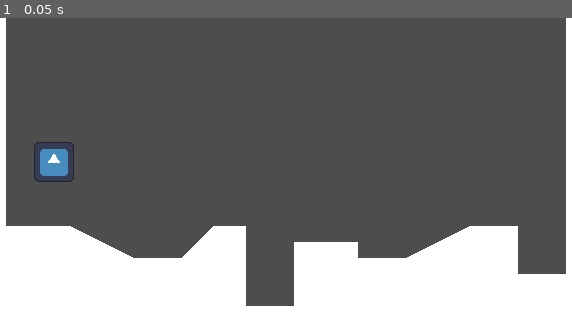
Above: before the commit, frame 1.
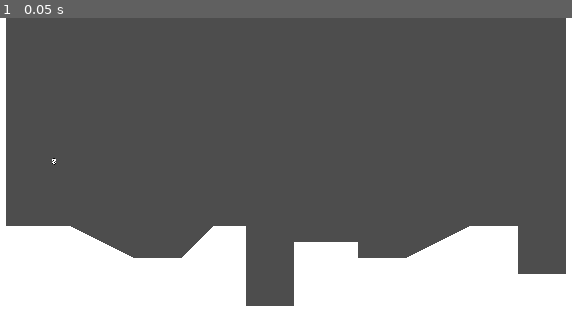
Above: after the commit, the same moment.

Repository: eronmoran/heart-platformer3
Game: Godot game, scene res://world.tscn
Same seed, same stepped clock (60 frames per second), same inputs: the game is played once before the commit and once after it. The engine's default icon, where the game draws it, is replaced by a stand-in: a white triangle on a blue panel in a dark square.
Inputs:
- Up to frame 1 (0.05 s): no input

The runs differ from the first frame. In frame 1, 0.5% of the frame differs, in the area x 5-13%, y 42-56%.
Error before the commit: Parse Error: Function "apply_fricton()" not found in base self. (res://player.gd:15)

Commit message:
46:03

Diff:
--- a/Heart Platformer/player.gd
+++ b/Heart Platformer/player.gd
@@ -1,7 +1,7 @@
 extends CharacterBody2D
 
 const SPEED = 100.0
-const ACCELERATION = 600.0
+const ACCELERATION = 800.0
 const FRICTION = 1000.0
 const JUMP_VELOCITY = -300.0
 
@@ -11,8 +11,11 @@
 	apply_gravity(delta)
 	handle_jump()
 	var input_axis = Input.get_axis("ui_left", "ui_right")
-	handle_acceleration(input_axis, delta)
-	apply_fricton(input_axis, delta)
+
+	if input_axis !=0:
+		velocity.x = move_toward(velocity.x, SPEED * input_axis, ACCELERATION * delta)
+
+	apply_friction(input_axis, delta)
 	move_and_slide()
 
 func apply_gravity(delta):
@@ -28,5 +31,9 @@
 				velocity.y = JUMP_VELOCITY / 2
 
 func handle_acceleration(input_axis, delta):
-	if input_axis == 0:
-		velocity.x = move_toward()
+	if input_axis != 0:
+		velocity.x = move_toward(velocity.x, SPEED * input_axis, ACCELERATION * delta)
+
+func apply_friction(input_axis, delta):
+		if input_axis == 0:
+			velocity.x = move_toward(velocity.x, 0, FRICTION * delta)
--- a/Heart Platformer/player.tscn
+++ b/Heart Platformer/player.tscn
@@ -1,18 +1,96 @@
-[gd_scene load_steps=4 format=3 uid="uid://d2l0smqrpdpcp"]
+[gd_scene load_steps=13 format=3 uid="uid://d2l0smqrpdpcp"]
 
 [ext_resource type="Script" path="res://player.gd" id="1_8s35e"]
-[ext_resource type="Texture2D" uid="uid://b58cjtpylbxjb" path="res://icon.svg" id="1_m2x57"]
+[ext_resource type="Texture2D" uid="uid://b5eolaq06c05r" path="res://player.png" id="2_gfkr8"]
+
+[sub_resource type="AtlasTexture" id="AtlasTexture_uetpb"]
+atlas = ExtResource("2_gfkr8")
+region = Rect2(0, 0, 24, 20)
+
+[sub_resource type="AtlasTexture" id="AtlasTexture_ia1f4"]
+atlas = ExtResource("2_gfkr8")
+region = Rect2(144, 0, 24, 20)
+
+[sub_resource type="AtlasTexture" id="AtlasTexture_m2afn"]
+atlas = ExtResource("2_gfkr8")
+region = Rect2(24, 0, 24, 20)
+
+[sub_resource type="AtlasTexture" id="AtlasTexture_ahdbi"]
+atlas = ExtResource("2_gfkr8")
+region = Rect2(48, 0, 24, 20)
+
+[sub_resource type="AtlasTexture" id="AtlasTexture_powxb"]
+atlas = ExtResource("2_gfkr8")
+region = Rect2(72, 0, 24, 20)
+
+[sub_resource type="AtlasTexture" id="AtlasTexture_rmfid"]
+atlas = ExtResource("2_gfkr8")
+region = Rect2(96, 0, 24, 20)
+
+[sub_resource type="AtlasTexture" id="AtlasTexture_661ow"]
+atlas = ExtResource("2_gfkr8")
+region = Rect2(120, 0, 24, 20)
+
+[sub_resource type="AtlasTexture" id="AtlasTexture_tguls"]
+atlas = ExtResource("2_gfkr8")
+region = Rect2(0, 0, 24, 20)
+
+[sub_resource type="SpriteFrames" id="SpriteFrames_h3syi"]
+animations = [{
+"frames": [{
+"duration": 1.0,
+"texture": SubResource("AtlasTexture_uetpb")
+}],
+"loop": true,
+"name": &"idle",
+"speed": 5.0
+}, {
+"frames": [{
+"duration": 1.0,
+"texture": SubResource("AtlasTexture_ia1f4")
+}],
+"loop": true,
+"name": &"jump",
+"speed": 5.0
+}, {
+"frames": [{
+"duration": 1.0,
+"texture": SubResource("AtlasTexture_m2afn")
+}, {
+"duration": 1.0,
+"texture": SubResource("AtlasTexture_ahdbi")
+}, {
+"duration": 1.0,
+"texture": SubResource("AtlasTexture_powxb")
+}, {
+"duration": 1.0,
+"texture": SubResource("AtlasTexture_rmfid")
+}, {
+"duration": 1.0,
+"texture": SubResource("AtlasTexture_661ow")
+}, {
+"duration": 1.0,
+"texture": SubResource("AtlasTexture_tguls")
+}],
+"loop": true,
+"name": &"run",
+"speed": 10.0
+}]
 
 [sub_resource type="RectangleShape2D" id="RectangleShape2D_kw2a4"]
+size = Vector2(2, 2.5)
 
 [node name="Player" type="CharacterBody2D"]
 floor_snap_length = 2.0
 script = ExtResource("1_8s35e")
 
-[node name="Sprite2D" type="Sprite2D" parent="."]
-position = Vector2(-1.19209e-07, -1.19209e-07)
-scale = Vector2(0.15625, 0.15625)
-texture = ExtResource("1_m2x57")
+[node name="AnimatedSprite2D" type="AnimatedSprite2D" parent="."]
+position = Vector2(-1.69407e-21, -2)
+scale = Vector2(0.166667, 0.2)
+sprite_frames = SubResource("SpriteFrames_h3syi")
+animation = &"run"
+frame_progress = 0.827496
 
 [node name="CollisionShape2D" type="CollisionShape2D" parent="."]
+position = Vector2(0, -2)
 shape = SubResource("RectangleShape2D_kw2a4")
Binary file added: Heart Platformer/player.png
Not shown, added: Heart Platformer/player.png.import
